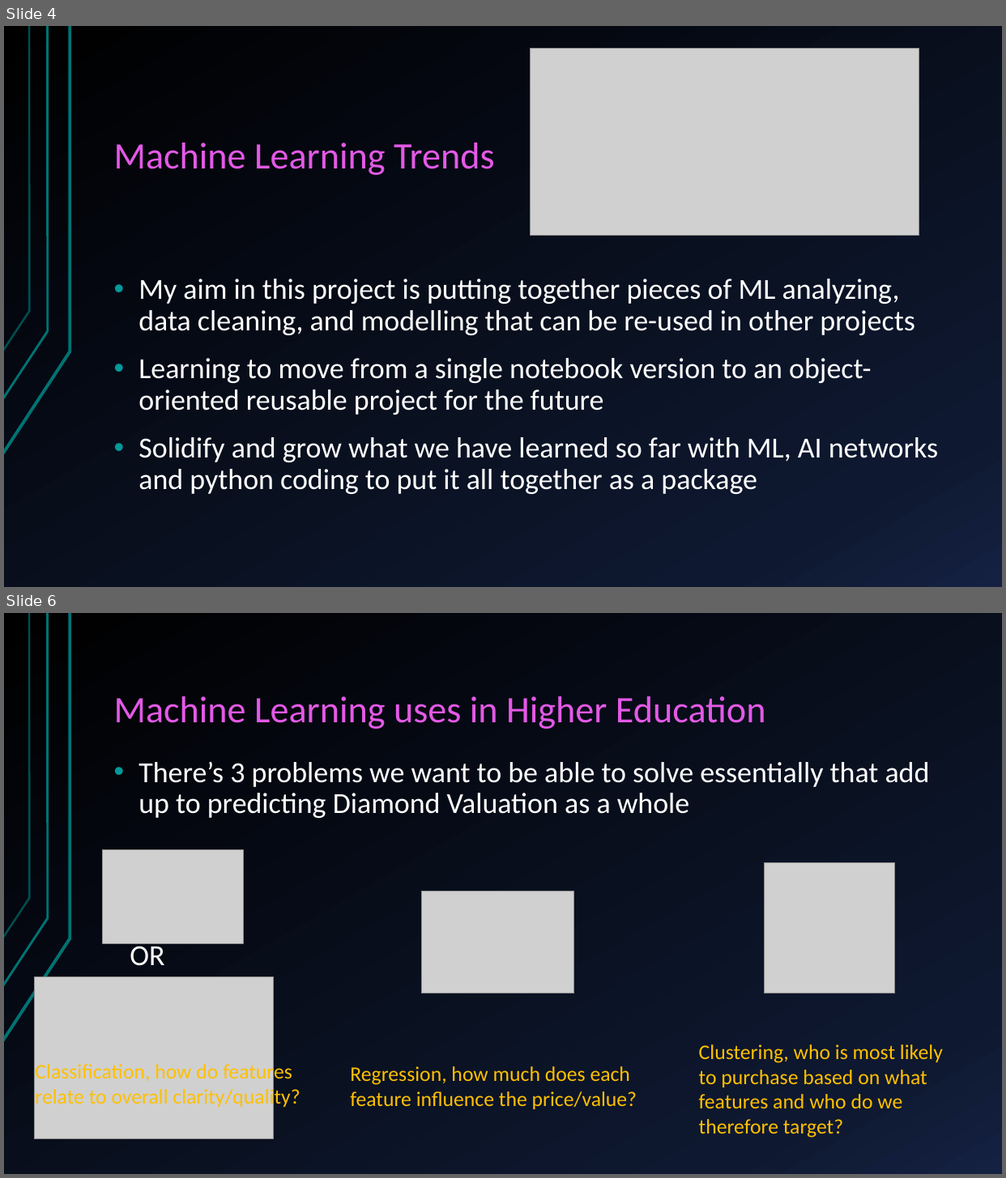
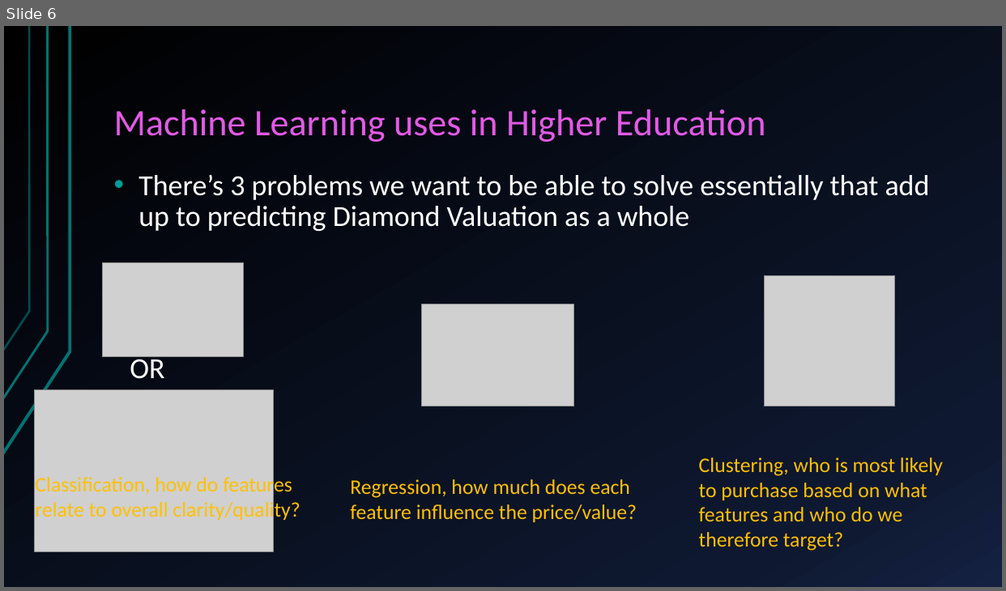
Before and after one commit to Mivenya/lt_presentation, a slide deck: lt_presentation/MWLightning.pptx. Shown one above the other, each under a label of ours: slides 4 and 6 before the commit, slide 6 after it; the slides between them are not shown. The pictures are 1006x1178 and 1006x591 pixels, drawn with LibreOffice and Linux fonts; fonts in the diff are those of the drawing; grey boxes stand for pictures. Boxes give left, top, right and bottom in pixels: in the first picture for what was removed or moved away, otherwise in the second. Text is boxed around its words. In the diff, an @@ line names an element or a change of style, - is before the commit and + after.

```diff
--- a/lt_presentation/MWLightning.pptx
+++ b/lt_presentation/MWLightning.pptx
@@ slide 4 removed at [4, 26, 1002, 587], background gradient #000000 to #0F1931 to #142242; not listed: 3 template elements that a slide beside it also shows @@
@@ picture removed at [530, 49, 918, 236] @@
@@ title removed at [114, 143, 495, 175] @@
-Machine Learning Trends
@@ text removed at [138, 279, 938, 494] @@
-• My aim in this project is putting together pieces of ML analyzing, data cleaning, and modelling that can be re-used in other projects
-• Learning to move from a single notebook version to an object-oriented reusable project for the future
-• Solidify and grow what we have learned so far with ML, AI networks and python coding to put it all together as a package
```
Also in this commit, not shown: 4 slides changed, 2 slides added, 1 other slide removed, 6 other files.
